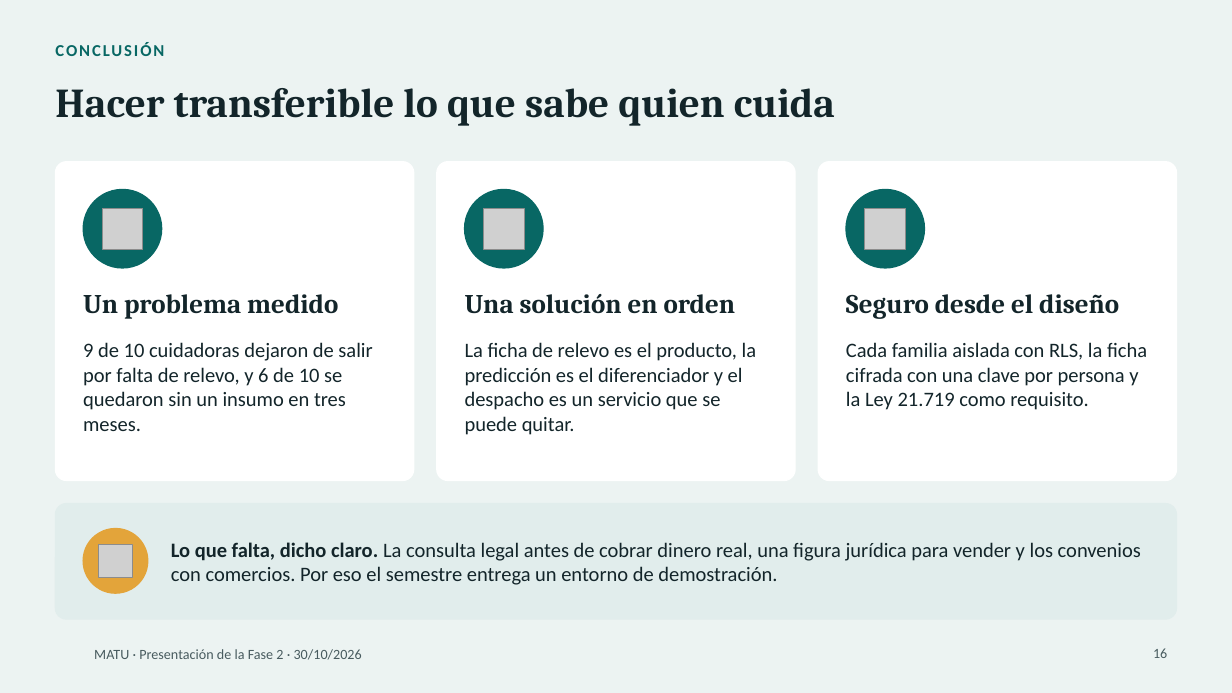
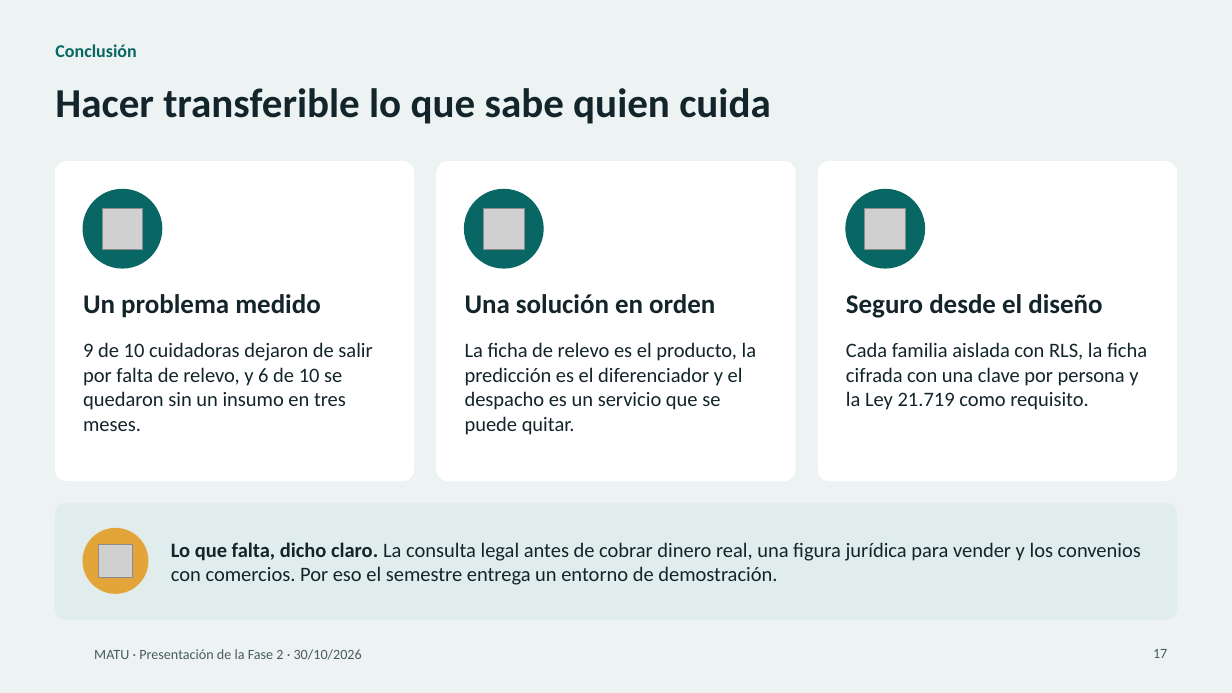
Before and after one commit to MartinHenriquez131/MATU, a slide deck: slide 17 of Fase 2/Evidencias Proyecto/MATU_Presentacion_Fase2.pptx (slide 16 before the commit). Drawn at 1232x693 pixels with LibreOffice and Linux fonts; fonts in the diff are those of the drawing; grey boxes stand for pictures; background and template pictures are left out. Boxes give left, top, right and bottom in pixels: in the first picture for what was removed or moved away, otherwise in the second. Text is boxed around its words. In the diff, an @@ line names an element or a change of style, - is before the commit and + after.

```diff
--- a/Fase 2/Evidencias Proyecto/MATU_Presentacion_Fase2.pptx
+++ b/Fase 2/Evidencias Proyecto/MATU_Presentacion_Fase2.pptx
@@ text at [55, 44, 136, 57]: text changed; size 13 to 14 pt @@
-CONCLUSIÓN
+Conclusión
@@ font Cambria to Calibri in 4 elements at [55, 88, 771, 124], [83, 294, 320, 318], [465, 294, 715, 314], [846, 294, 1102, 318] @@
@@ page number at [1153, 649, 1167, 658]: text changed @@
-16
+17
```
Also in this commit, not shown: 16 other slides changed, 1 slide added, 2 other files.
